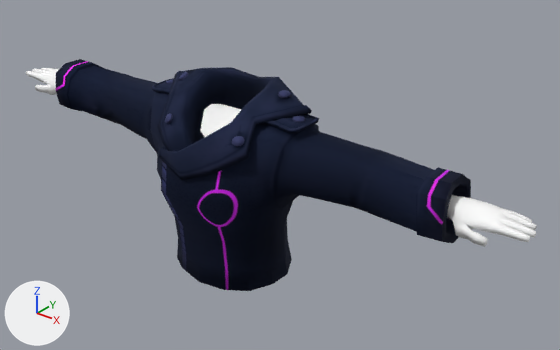
A saved change to the glTF model assets/moonminer_collection/upper_body/moonminer_jacket_upper_body/F_moonminer_jacket.glb.
The view is the same before and after, from a camera (50 mm lens) standing at (1.401, -1.521, 2.332) and looking at (0.12, 0.081, 1.339). Lighting does not change. The marker at lower left points along +X, +Y and +Z. Where no turn or scale is listed for an object, it has been applied to the vertices. Vertices at the same position are counted once.

Objects in the first picture: 'F_uBody_Jacket'.
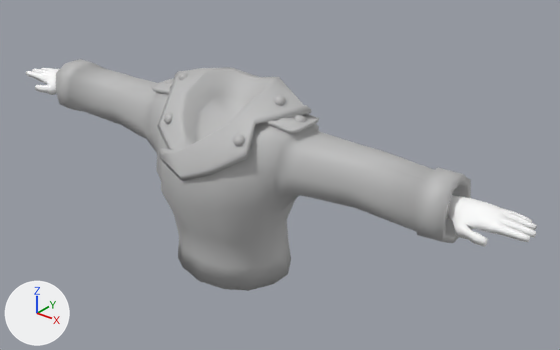
Where the change shows, as pixel boxes [x1, y1, x2, y2] in the pictures (560 x 350 px; the box of a moved part takes in the faces that stretch with it):
part 1 of me_mesh_004, moved or reshaped: before [156, 72, 314, 291]; after [156, 73, 314, 291]
part 2 of me_mesh_004, recoloured (blue to grey): [56, 59, 471, 278] in both
part 3 of me_mesh_004, recoloured (white to grey): [200, 104, 241, 137] in both

Patch to the scene script:
```diff
--- a/assets/moonminer_collection/upper_body/moonminer_jacket_upper_body/F_moonminer_jacket.glb.py
+++ b/assets/moonminer_collection/upper_body/moonminer_jacket_upper_body/F_moonminer_jacket.glb.py
@@ mat_lambert1_002 @@
+mat_lambert1_002 = bpy.data.materials.new('lambert1.002')
+# nodes: BsdfPrincipled, Mix, OutputMaterial, VertexColor
@@ me_mesh_004 @@
 # used by ob_f_ubody_jacket; location = (0.0, 0.0, 0.0)
-me_mesh_004.from_pydata(...)  # 1057 vertices, 1965 faces; spans x -0.91..0.91, y -0.2..0.16, z 1.04..1.63
+me_mesh_004.from_pydata(...)  # 977 vertices, 1805 faces; spans x -0.91..0.91, y -0.2..0.16, z 1.04..1.63
+# me_mesh_004 part 1: 28 vertices moved from x -0.25..0.24, y -0.17..0.08, z 1.04..1.61 to x -0.24..0.24, y -0.17..0.1, z 1.05..1.61; 154 vertices removed from x -0.26..0.25, y -0.19..0.15, z 1.04..1.62; 74 vertices added at x -0.26..0.26, y -0.17..0.15, z 1.04..1.62
+# me_mesh_004 part 2: 878 faces spanning x -0.72..0.72, y -0.2..0.16, z 1.04..1.63 switch from mat_jacket_mat to mat_lambert1_002
+# me_mesh_004 part 3: 16 faces spanning x -0.18..0.18, y -0.09..0.1, z 1.04..1.54 switch from mat_avatarskin_mat to mat_lambert1_002
```
